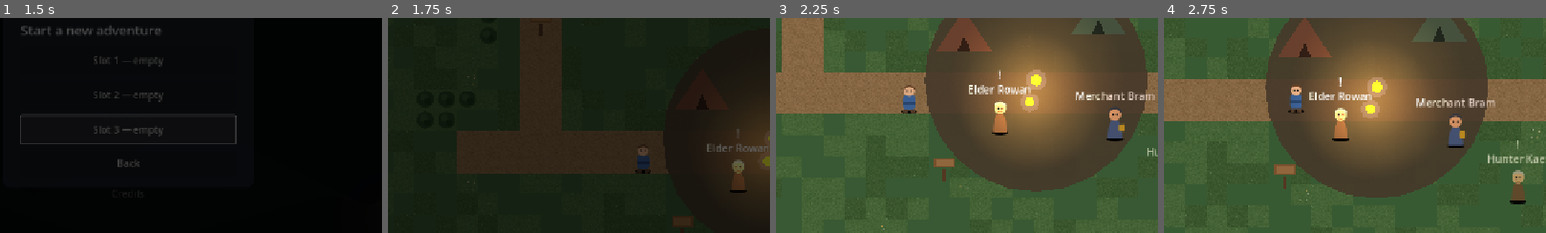
Above: before the commit, frames 1-4 (left to right).
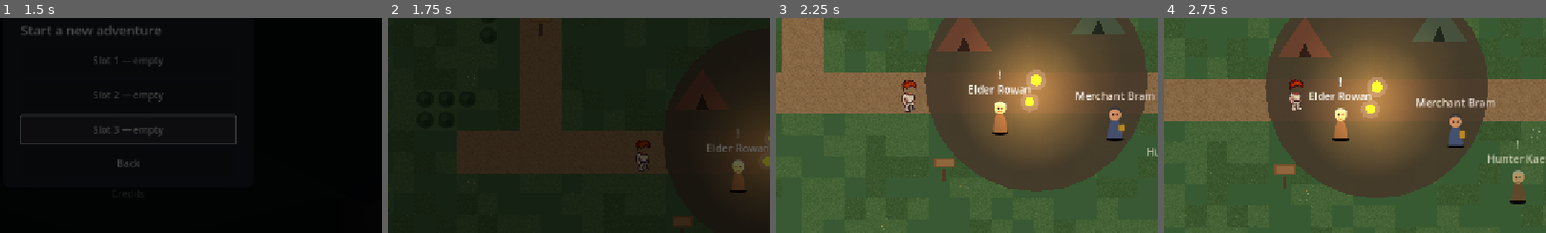
Above: after the commit, the same moments.

Repository: amirrezahadipoor/openworldRpg
Game: Godot game, scene res://scenes/menus/main_menu.tscn
Two runs of this game, one before a commit and one after it. Both use one fixed random seed, a clock stepped at 60 frames per second and the inputs below.
Inputs (mouse positions are % of the whole screen's width and height, from its top left):
- Up to frame 1 (1.5 s): click "New Game" at 0.5 s; click "New Game" at 1.25 s
- Up to frame 2 (1.75 s): no input
- Up to frame 3 (2.25 s): drag from (10, 83) to (57, 68) at 2.02 s
- Up to frame 4 (2.75 s): no input
The pictures show only the part of the screen within x 33-83%, y 31-81%; the shares and areas given below are measured in that part.

Frame 1 is identical in both runs. In frame 2, 0.4% of the frame differs, in the area x 64-69%, y 56-73%; in frame 3, 0.5%, in the area x 32-37%, y 28-45%; in frame 4, 0.5%.

Commit message:
Phase 3: LPC player animation + equipment paper-doll
- tools/lpc_compose.py: PIL compositor baking LPC layer stacks (body/hair/
  shirt/leather armour/pants/boots/steel sword) into 4 equipment-variant
  832x1280 sheets (idle/walk/slash/spellcast/hurt x 4 dirs, CC-BY-SA-3.0)
- player.gd: AnimatedSprite2D with runtime SpriteFrames; variant rebuilds
  on equipment change; attack/cast/hurt/death anim states; weapon holds
  combat-idle pose during attack rows (upstream has no weapon attack rows)
- player.tscn: placeholder Sprite2D removed
- combat_test: 3x3 chunk stress (cap 9 loaded) -> 120 checks PASS
- ROADMAP ticks Phase 3 + paper-doll + streamer stress; DECISIONS #30;
  CREDITS LPC attribution shipped

Diff:
--- a/scenes/player/player.tscn
+++ b/scenes/player/player.tscn
@@ -1,7 +1,6 @@
-[gd_scene load_steps=5 format=3]
+[gd_scene load_steps=4 format=3]
 
 [ext_resource type="Script" path="res://scripts/player/player.gd" id="1_player"]
-[ext_resource type="Texture2D" path="res://assets/placeholder/player.svg" id="2_tex"]
 
 [sub_resource type="RectangleShape2D" id="RectangleShape2D_body"]
 size = Vector2(26, 20)
@@ -13,9 +12,6 @@
 collision_layer = 1
 collision_mask = 1
 script = ExtResource("1_player")
-
-[node name="Sprite" type="Sprite2D" parent="."]
-texture = ExtResource("2_tex")
 
 [node name="Body" type="CollisionShape2D" parent="."]
 position = Vector2(0, 4)
--- a/scripts/player/player.gd
+++ b/scripts/player/player.gd
@@ -39,10 +39,24 @@
 
 signal ability_cooldowns_changed(whirl: float, bolt: float)
 
-@onready var sprite: Sprite2D = $Sprite
 @onready var attack_pivot: Node2D = $AttackPivot
 @onready var attack_area: Area2D = $AttackPivot/AttackArea
 @onready var attack_shape: CollisionShape2D = $AttackPivot/AttackArea/AttackShape
+
+# --- LPC animation (Phase 3) -------------------------------------------------
+# Composed sheets (tools/lpc_compose.py): 13 cols x 20 rows of 64 px frames.
+const LPC_SHEET := "res://assets/lpc/player_%s_%s.png"
+const LPC_ANIMS := ["idle", "walk", "slash", "spellcast", "hurt"]
+const LPC_FRAMES := {"idle": 2, "walk": 9, "slash": 6, "spellcast": 7, "hurt": 6}
+const LPC_FPS := {"idle": 4.0, "walk": 12.0, "slash": 14.0, "spellcast": 12.0, "hurt": 10.0}
+const LPC_DIRS := ["n", "w", "s", "e"]
+
+var sprite: AnimatedSprite2D
+var _cast_anim := 0.0
+var _hurt_anim := 0.0
+var _dead := false
+var _last_variant := ""
+var _variant_timer := 0.0
 
 
 func _ready() -> void:
@@ -50,6 +64,11 @@
 	GameState.hp = GameState.max_hp()
 	GameState.mp = GameState.max_mp()
 	attack_shape.disabled = true
+	sprite = AnimatedSprite2D.new()
+	sprite.name = "LpcSprite"
+	add_child(sprite)
+	_rebuild_sprite_frames()
+	EventBus.player_died.connect(_on_died)
 
 
 func _physics_process(delta: float) -> void:
@@ -57,6 +76,14 @@
 	_attack_cd = maxf(_attack_cd - delta, 0.0)
 	_whirl_cd = maxf(_whirl_cd - delta, 0.0)
 	_bolt_cd = maxf(_bolt_cd - delta, 0.0)
+	_cast_anim = maxf(_cast_anim - delta, 0.0)
+	_hurt_anim = maxf(_hurt_anim - delta, 0.0)
+	_variant_timer -= delta
+	if _variant_timer <= 0.0:
+		_variant_timer = 0.5
+		if _variant_key() != _last_variant:
+			_rebuild_sprite_frames()
+	_update_anim()
 
 	if _dodge_timer > 0.0:
 		_dodge_timer -= delta
@@ -74,7 +101,6 @@
 		if move.length_squared() > 0.01:
 			facing = move.normalized()
 			attack_pivot.rotation = facing.angle()
-			sprite.flip_h = facing.x < 0.0
 			var top_speed := GameState.move_speed()
 			velocity = velocity.move_toward(move * top_speed, ACCELERATION * delta)
 		else:
@@ -131,6 +157,7 @@
 		return
 	GameState.mp -= WHIRL_MP
 	_whirl_cd = WHIRL_COOLDOWN
+	_cast_anim = 0.32
 	AudioManager.play_sfx("ability_whirl")
 	# Spin flourish.
 	var tw := create_tween()
@@ -150,6 +177,7 @@
 		return
 	GameState.mp -= BOLT_MP
 	_bolt_cd = BOLT_COOLDOWN
+	_cast_anim = 0.35
 	AudioManager.play_sfx("ability_bolt")
 	PoolManager.spawn_projectile(
 		global_position + facing * 22.0, facing,
@@ -184,6 +212,71 @@
 	var dmg := maxf(1.0, amount - GameState.defense() * 0.5)
 	GameState.hp = clampf(GameState.hp - dmg, 0.0, GameState.max_hp())
 	EventBus.player_damaged.emit(dmg)
+	_hurt_anim = 0.3
 	_squash(Vector2(0.8, 1.22))
 	if GameState.hp <= 0.0:
 		EventBus.player_died.emit()
+
+
+# --- LPC animation (Phase 3) -------------------------------------------------
+
+func _update_anim() -> void:
+	if sprite == null or sprite.sprite_frames == null:
+		return
+	var anim := "idle"
+	if _dead or _hurt_anim > 0.0:
+		anim = "hurt"
+	elif _attack_active > 0.0:
+		anim = "slash"
+	elif _cast_anim > 0.0:
+		anim = "spellcast"
+	elif velocity.length_squared() > 4.0:
+		anim = "walk"
+	var name := "%s_%s" % [anim, _dir_key()]
+	if sprite.animation != name:
+		sprite.play(name)
+
+
+func _dir_key() -> String:
+	if absf(facing.x) > absf(facing.y):
+		return "e" if facing.x > 0.0 else "w"
+	return "s" if facing.y > 0.0 else "n"
+
+
+## Equipment -> composed sheet variant (rebuilds animation on change).
+func _variant_key() -> String:
+	var armor: String = GameState.equipment.get("armor", "")
+	var weapon: String = GameState.equipment.get("weapon", "")
+	var a := "leather" if armor == "leather_armor" else "none"
+	var w := "sword" if weapon in ["short_sword", "iron_sword"] else "none"
+	return "player_%s_%s" % [a, w]
+
+
+func _rebuild_sprite_frames() -> void:
+	_last_variant = _variant_key()
+	var tex := load(LPC_SHEET % [_last_variant.split("_")[1], _last_variant.split("_")[2]])
+	if tex == null:
+		return
+	var sf := SpriteFrames.new()
+	for a_i in LPC_ANIMS.size():
+		var anim: String = LPC_ANIMS[a_i]
+		for d_i in LPC_DIRS.size():
+			var name := "%s_%s" % [anim, LPC_DIRS[d_i]]
+			sf.add_animation(name)
+			sf.set_animation_speed(name, LPC_FPS[anim])
+			sf.set_animation_loop(name, anim in ["idle", "walk"])
+			for f in LPC_FRAMES[anim]:
+				var at := AtlasTexture.new()
+				at.atlas = tex
+				at.region = Rect2(f * 64.0, (a_i * 4 + d_i) * 64.0, 64.0, 64.0)
+				sf.add_frame(name, at)
+	sprite.sprite_frames = sf
+	sprite.centered = true
+	sprite.offset = Vector2(0, -10)  # LPC frames are taller than the body pivot
+
+
+func _on_died() -> void:
+	_dead = true
+	if sprite != null:
+		var tw := create_tween()
+		tw.tween_property(sprite, "rotation", deg_to_rad(90.0), 0.35)
--- a/tests/combat_test.gd
+++ b/tests/combat_test.gd
@@ -504,6 +504,15 @@
 		await get_tree().create_timer(0.6).timeout
 		check(streamer.get_loaded_chunk(Vector2i(0, 0)) != null, "village chunk re-streamed on return")
 
+		# 3x3 radius stress: sweep all neighbor chunks, loader must cap at 9.
+		for ox in [-1, 0, 1]:
+			for oy in [-1, 0, 1]:
+				walker.global_position = Vector2(700 + ox * 1024, 330 + oy * 1024)
+				streamer.set_target(walker)
+				await get_tree().create_timer(0.25).timeout
+		check(streamer._loaded.size() <= 9, "3x3 stress: loaded chunks capped at 9 (got %d)" % streamer._loaded.size())
+		check(streamer.get_loaded_chunk(Vector2i(1, 1)) != null, "3x3 stress: corner chunk (1,1) loaded")
+
 
 func _test_boss_phases_and_death() -> void:
 	print("[combat_test] boss phases + death")
Binary file added: assets/lpc/player_leather_none.png
Not shown, added: assets/lpc/player_leather_none.png.import
Binary file added: assets/lpc/player_leather_sword.png
Not shown, added: assets/lpc/player_leather_sword.png.import
Binary file added: assets/lpc/player_none_none.png
Not shown, added: assets/lpc/player_none_none.png.import
Binary file added: assets/lpc/player_none_sword.png
Not shown, added: assets/lpc/player_none_sword.png.import
Not shown, changed: CREDITS.md
Not shown, changed: DECISIONS.md
Not shown, changed: ROADMAP.md
Not shown, added: tools/lpc_compose.py
